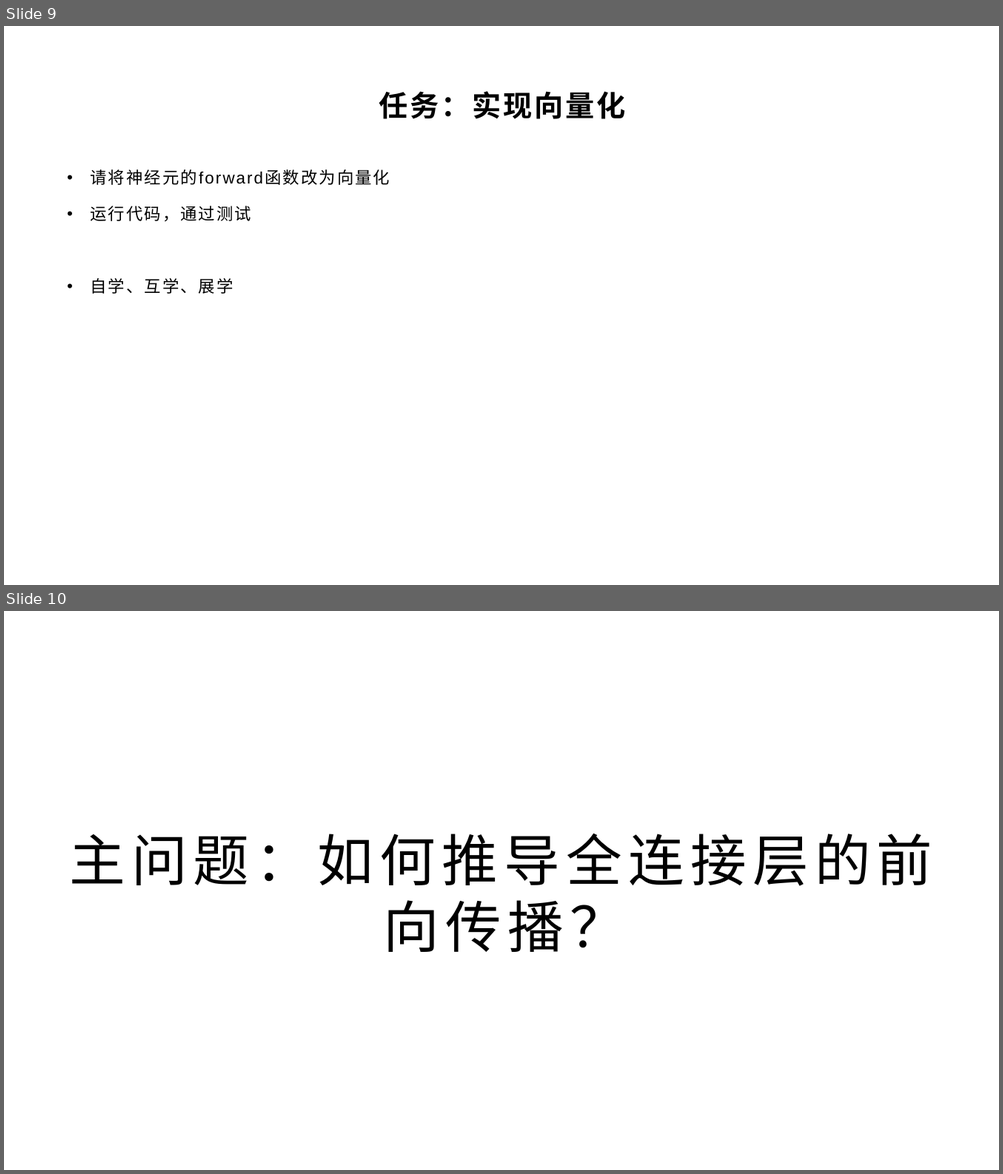
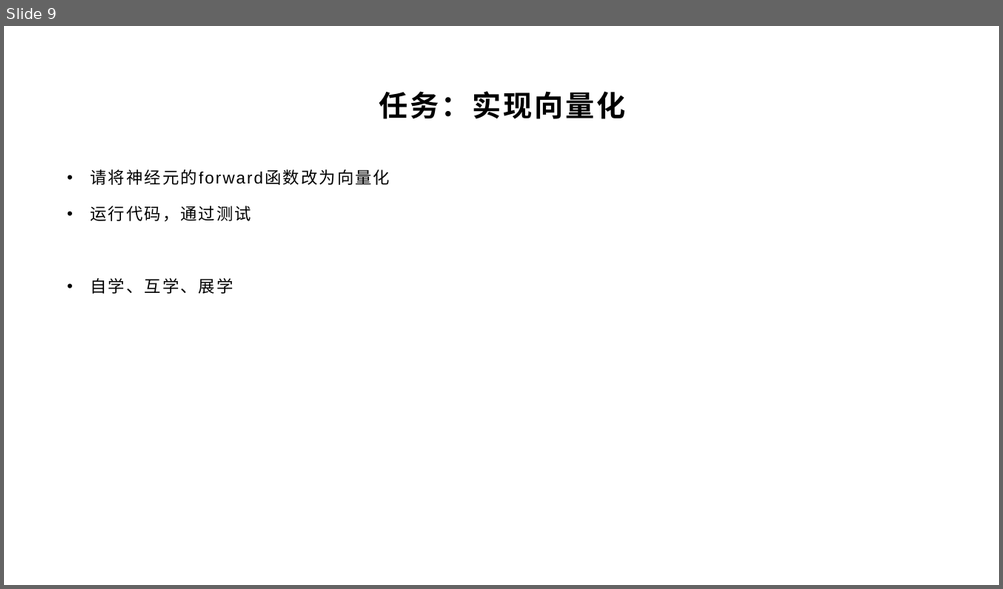
Before and after one commit to yyc-git/DeepLearningEdu, a slide deck: lessons/3_derivation/ppt/全连接层的前向和后向传播推导（上）.pptx. Shown one above the other, each under a label of ours: slides 9 and 10 before the commit, slide 9 after it. The pictures are 1003x1174 and 1003x589 pixels, drawn with LibreOffice and Linux fonts; fonts in the diff are those of the drawing; background and template pictures are left out. Boxes give left, top, right and bottom in pixels: in the first picture for what was removed or moved away, otherwise in the second. Text is boxed around its words. In the diff, an @@ line names an element or a change of style, - is before the commit and + after.

```diff
--- a/lessons/3_derivation/ppt/全连接层的前向和后向传播推导（上）.pptx
+++ b/lessons/3_derivation/ppt/全连接层的前向和后向传播推导（上）.pptx
@@ slide 10 removed at <box>4,611,999,1170</box>, background picture (left out) @@
@@ title removed at <box>69,834,932,952</box> @@
-主问题：如何推导全连接层的前向传播？
```
Also in this commit, not shown: 2 slides changed, 5 other slides removed, 26 other files.
